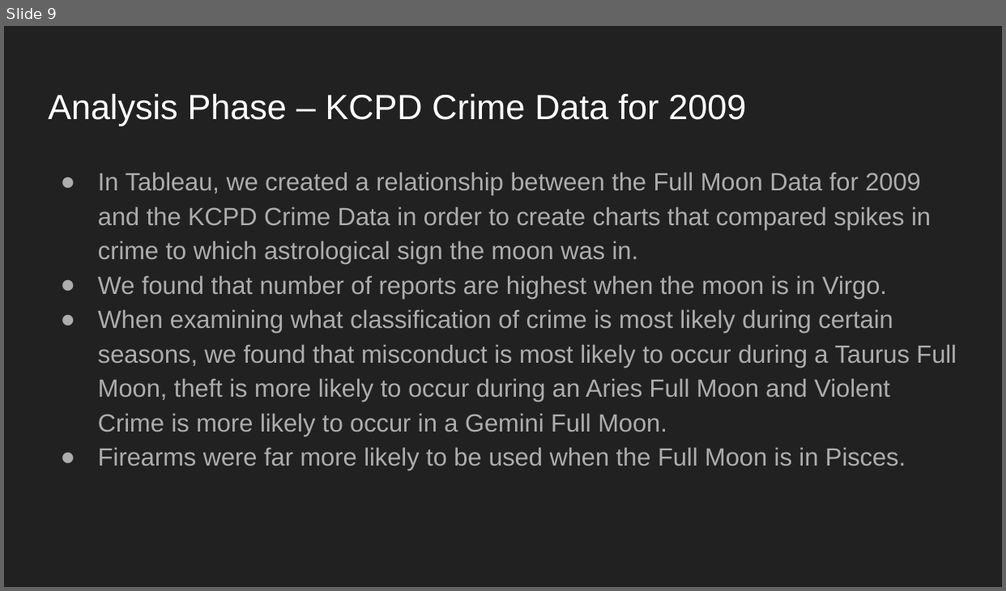
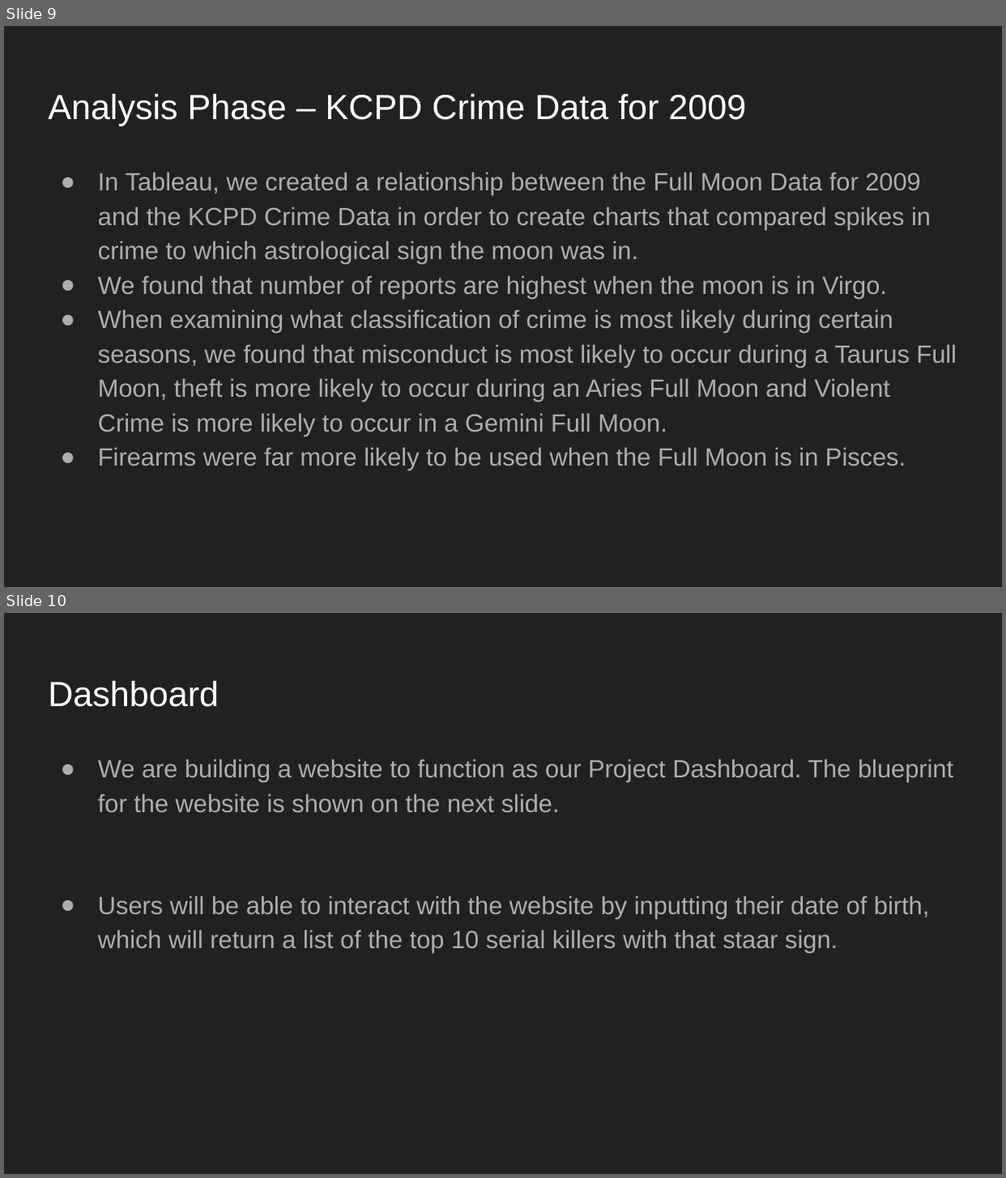
Before and after one commit to rulamia/Horrorscopes, a slide deck: Horrorscopes.pptx. Shown one above the other, each under a label of ours: slide 9 before the commit, slides 9 and 10 after it. The pictures are 1006x591 and 1006x1178 pixels, drawn with LibreOffice and Linux fonts; fonts in the diff are those of the drawing. Boxes give left, top, right and bottom in pixels: in the first picture for what was removed or moved away, otherwise in the second. Text is boxed around its words. In the diff, an @@ line names an element or a change of style, - is before the commit and + after.

```diff
--- a/Horrorscopes.pptx
+++ b/Horrorscopes.pptx
@@ slide 10 added at bbox=[4, 613, 1002, 1174], background #212121 @@
@@ title added at bbox=[48, 680, 219, 707], 25.2 pt, text #FFFFFF @@
+Dashboard
@@ text added at bbox=[98, 759, 953, 953], 18 pt, text #ADADAD @@
+● We are building a website to function as our Project Dashboard. The blueprint for the website is shown on the next slide.
+● Users will be able to interact with the website by inputting their date of birth, which will return a list of the top 10 serial killers with that staar sign.
```
Also in this commit, not shown: 1 other slide added.
